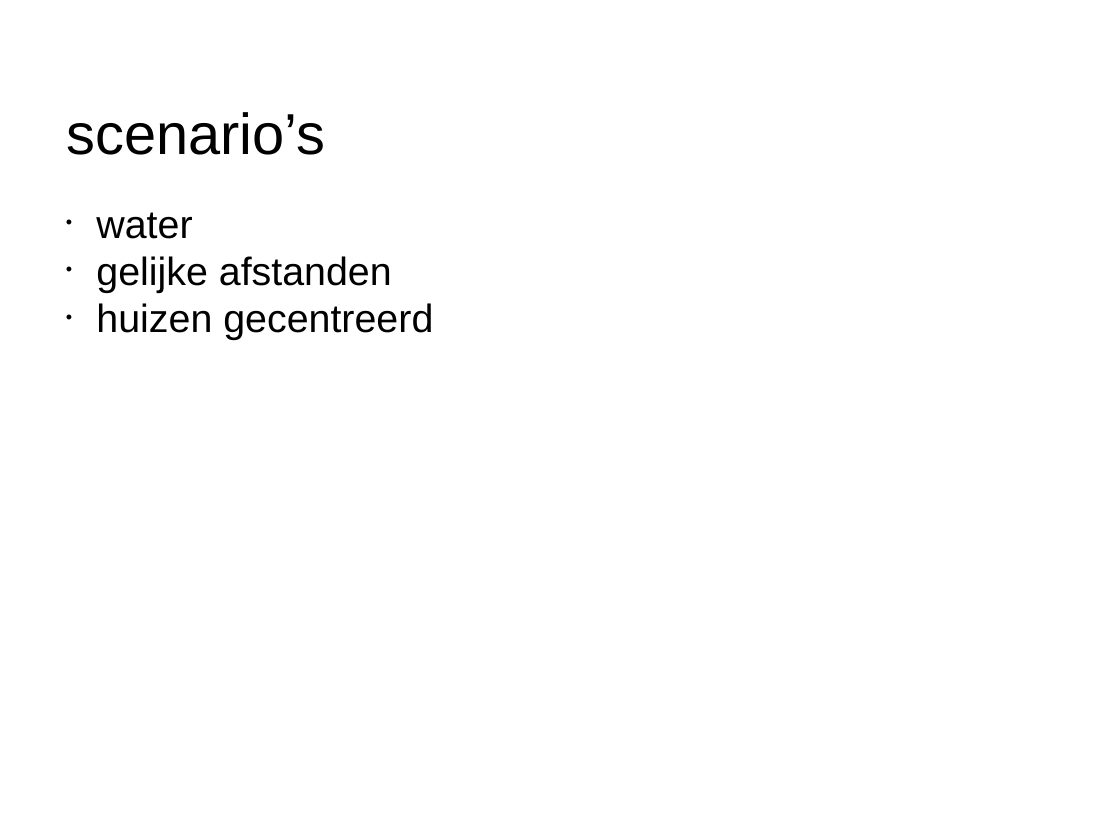
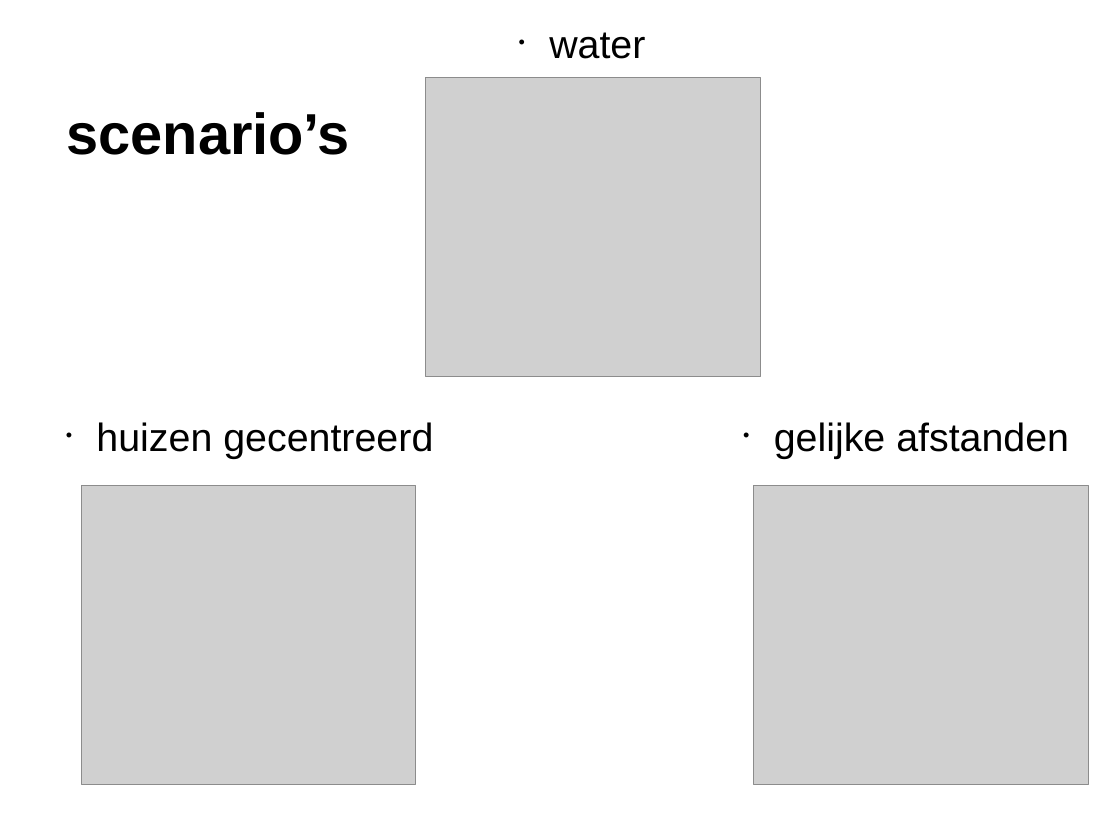
Before and after one commit to JuliaJansen/-HabboHotel, a slide deck: slide 12 of powerpoints/eindpresentatie heuristieken.pptx. Drawn at 1120x840 pixels with LibreOffice and Linux fonts; fonts in the diff are those of the drawing; grey boxes stand for pictures. Boxes give left, top, right and bottom in pixels: in the first picture for what was removed or moved away, otherwise in the second. Text is boxed around its words. In the diff, an @@ line names an element or a change of style, - is before the commit and + after.

```diff
--- a/powerpoints/eindpresentatie heuristieken.pptx
+++ b/powerpoints/eindpresentatie heuristieken.pptx
@@ text "water": place and size @@
-text "water" at (96, 212, 433, 340)
+text "water" at (549, 32, 645, 59)
@@ picture added at (425, 77, 760, 376) @@
@@ title "scenario’s" at (66, 112, 349, 155): bold on @@
@@ text at (96, 256, 433, 340): paragraphs removed @@
-• gelijke afstanden
-• huizen gecentreerd
@@ text added at (96, 422, 433, 458), 36 pt, text #000000 @@
+• huizen gecentreerd
@@ text added at (774, 422, 1069, 458), 36 pt, text #000000 @@
+• gelijke afstanden
@@ picture added at (81, 485, 416, 784) @@
@@ picture added at (754, 485, 1088, 784) @@
```
Also in this commit, not shown: 10 other slides changed, 11 slides added.
